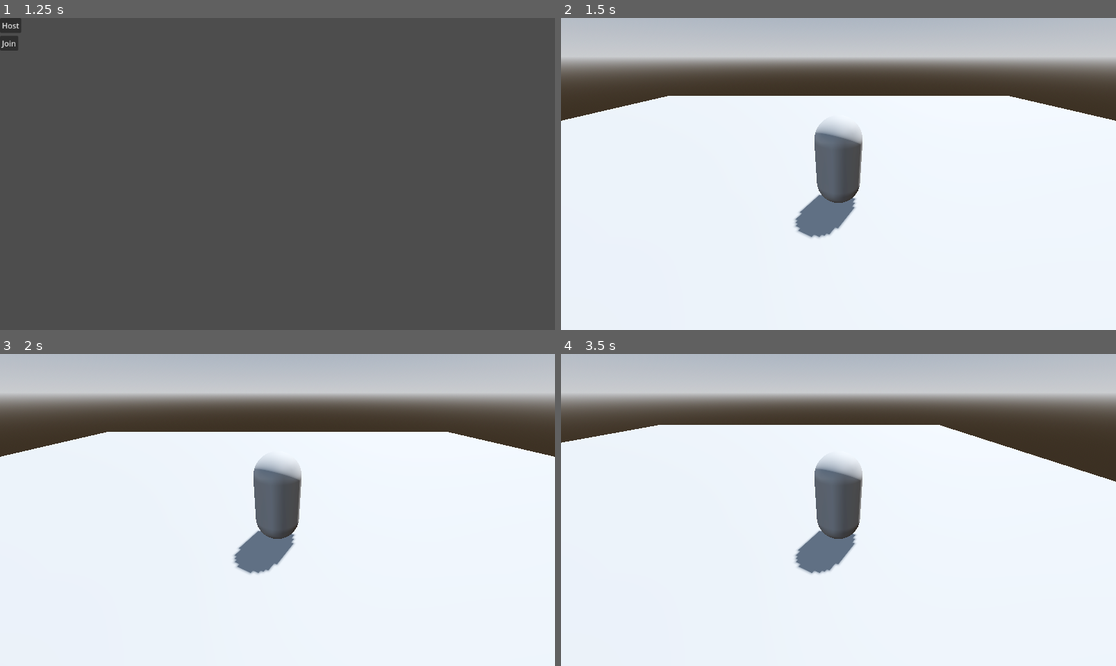
Above: before the commit, frames 1-4 (two rows, left to right).
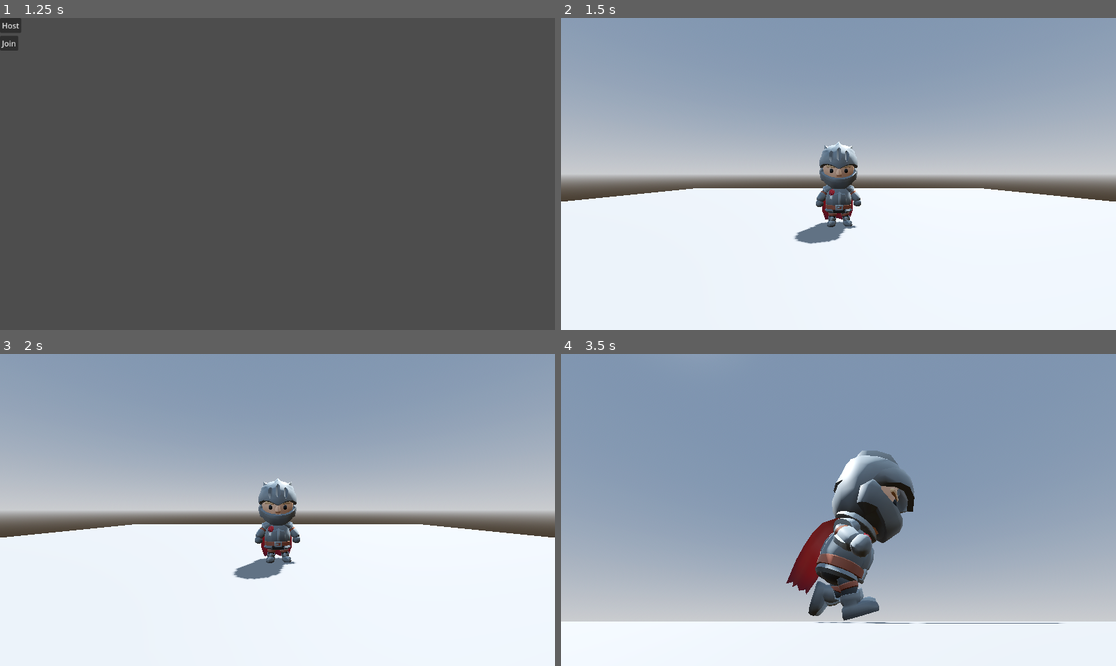
Above: after the commit, the same moments.

Repository: LuDoSniper/DAoH
Game: Godot game, scene res://scenes/world/world.tscn
Same seed, same stepped clock (60 frames per second), same inputs: the game is played once before the commit and once after it.
Inputs (mouse positions are in pixels of both pictures, inside the frame that each line leads up to):
- Up to frame 1 (1.25 s): tap Enter at 0.5 s; move the mouse to (399, 158) at 0.52 s; hold D (move_right) from 0.53 s (still down); hold Shift (run, bound only after the commit) from 0.53 s (still down); tap Space (jump, bound only after the commit) at 0.77, 1.07 s; tap L (toggle_mouse, bound only after the commit) at 0.8 s
- Up to frame 2 (1.5 s): release D (move_right) at 1.25 s; release Shift (run, bound only after the commit) at 1.25 s; click "Host" at 1.25 s
- Up to frame 3 (2 s): no input
- Up to frame 4 (3.5 s): tap Space (jump, bound only after the commit) at 2, 2.27, 2.3, 2.57, 2.85 s; move the mouse to (727, 525) at 2.02 s; hold S (move_backward) 2.03-2.78 s; tap L (toggle_mouse, bound only after the commit) at 2.1 s; move the mouse to (894, 441) at 2.77 s; hold D (move_right) from 2.78 s (still down); hold Shift (run, bound only after the commit) from 2.78 s (still down)

Frame 1 is identical in both runs. In frame 2, 56% of the frame differs, in the area x 0-100%, y 0-73%; in frame 3, 56%; in frame 4, 85%, in the area x 0-100%, y 0-87%.

Commit message:
Feat: Player movements + animations + sync multi

Diff:
--- /dev/null
+++ b/objects/player/camera/camera_controller.gd
@@ -0,0 +1,31 @@
+extends SpringArm3D
+
+@export var camera_min_height := -0.8
+@export var camera_max_height := 0.5
+@export var horizontal_acceleration := 4.0
+@export var vertical_acceleration := 2.0
+
+var paused := false
+
+func _ready():
+	get_parent().pause.connect(pause)
+	get_parent().unpause.connect(unpause)
+
+func pause() -> void:
+	paused = true
+
+func unpause() -> void:
+	paused = false
+
+func _physics_process(delta):
+	if not paused:
+		# Prise en charge de la manette
+		var joy_direction = Input.get_vector("pan_left", "pan_right", "pan_up", "pan_down")
+		rotation.y -= joy_direction.x * horizontal_acceleration * delta
+		rotation.x -= joy_direction.y * vertical_acceleration * delta
+
+func _input(event):
+	if not paused and event is InputEventMouseMotion and Input.get_mouse_mode() == Input.MOUSE_MODE_CAPTURED:
+		rotation.y -= event.relative.x * 0.005
+		rotation.x -= event.relative.y * 0.005
+		rotation.x = clamp(rotation.x, camera_min_height, camera_max_height)
--- /dev/null
+++ b/objects/player/camera/camera_controller.tscn
@@ -0,0 +1,8 @@
+[gd_scene load_steps=2 format=3 uid="uid://e5qkoxyv6art"]
+
+[ext_resource type="Script" uid="uid://difcsu1wuu1lq" path="res://objects/player/camera/camera_controller.gd" id="1_ud8f4"]
+
+[node name="CameraController" type="SpringArm3D"]
+script = ExtResource("1_ud8f4")
+
+[node name="Camera3D" type="Camera3D" parent="."]
--- a/objects/player/player.gd
+++ b/objects/player/player.gd
@@ -1,8 +1,27 @@
 extends CharacterBody3D
 
-const SPEED := 6.0
+@export var base_speed := 4.0
+@export var run_speed := 6.0
+@export var jump_velocity := 4.5
 
-@onready var camera = $Camera3D
+# A utiliser lorsque les mouvements et les mouvements de la caméra doivent être bloqués
+@warning_ignore("unused_signal")
+signal pause
+@warning_ignore("unused_signal")
+signal unpause
+
+@onready var camera = $CameraController/Camera3D
+@onready var skin = $Skin
+
+var paused: bool = false:
+	set(value):
+		paused = value
+		if paused:
+			pause.emit()
+			Input.set_mouse_mode(Input.MOUSE_MODE_VISIBLE)
+		else:
+			unpause.emit()
+var is_running := false
 
 func _enter_tree() -> void:
 	set_multiplayer_authority(name.to_int())
@@ -13,20 +32,65 @@
 
 func _physics_process(delta: float) -> void:
 	move_logic(delta)
+	jump_logic(delta)
+	pause_logic()
 
 func move_logic(delta: float) -> void:
 	if is_multiplayer_authority():
+		var input_dir = Input.get_vector("move_left", "move_right", "move_forward", "move_backward").rotated(-camera.global_rotation.y) # Rotate the direction with camera rotation
+		is_running = Input.is_action_pressed("run") and input_dir != Vector2.ZERO
+
+		var direction = (transform.basis * Vector3(input_dir.x, 0, input_dir.y)).normalized()
+		if direction and not paused:
+			# Rotate slowly to the desired vector (direction)
+			var target_angle = -input_dir.angle() + PI/2
+			skin.rotation.y = rotate_toward(skin.rotation.y, target_angle, 6.0 * delta)
+
+			# Apply correct speed (run or sprint)
+			var speed = run_speed if is_running else base_speed
+
+			velocity.x = direction.x * speed
+			velocity.z = direction.z * speed
+
+			skin.set_move_state('Run' if not is_running else "Sprint")
+			rpc("sync_animation_movement", name.to_int(), 'Run' if not is_running else "Sprint")
+		else:
+			# Stop slowly
+			velocity.x = move_toward(velocity.x, 0, base_speed)
+			velocity.z = move_toward(velocity.z, 0, base_speed)
+			skin.set_move_state('Idle')
+			rpc("sync_animation_movement", name.to_int(), 'Idle')
+
+		move_and_slide()
+
+func jump_logic(delta: float) -> void:
+	if is_multiplayer_authority():
+		# Add the gravity.
 		if not is_on_floor():
 			velocity += get_gravity() * delta
 
-		var input_dir = Input.get_vector("move_left", "move_right", "move_forward", "move_backward")
+		# Handle jump.
+		if Input.is_action_just_pressed("jump") and is_on_floor() and not paused:
+			velocity.y = jump_velocity
 
-		var direction = (transform.basis * Vector3(input_dir.x, 0, input_dir.y)).normalized()
-		if direction:
-			velocity.x = direction.x * SPEED
-			velocity.z = direction.z * SPEED
-		else:
-			velocity.x = move_toward(velocity.x, 0, SPEED)
-			velocity.z = move_toward(velocity.z, 0, SPEED)
+		# Update animation when falling
+		if velocity.y != 0:
+			skin.set_move_state('Fall')
+			rpc("sync_animation_movement", name.to_int(), 'Fall')
 
-		move_and_slide()
+@rpc("any_peer")
+func sync_animation_movement(id: int, animation: String) -> void:
+	if name.to_int() == id:
+		skin.set_move_state(animation)
+
+func pause_logic() -> void:
+	if is_multiplayer_authority():
+		if Input.is_action_just_pressed("pause"):
+			paused = not paused
+
+func _input(event: InputEvent) -> void:
+	if not paused and event.is_action_pressed("toggle_mouse"):
+		if Input.mouse_mode == Input.MOUSE_MODE_CAPTURED:
+			Input.set_mouse_mode(Input.MOUSE_MODE_VISIBLE)
+		elif Input.mouse_mode == Input.MOUSE_MODE_VISIBLE:
+			Input.set_mouse_mode(Input.MOUSE_MODE_CAPTURED)
--- a/objects/player/player.tscn
+++ b/objects/player/player.tscn
@@ -1,8 +1,8 @@
-[gd_scene load_steps=5 format=3 uid="uid://b2vjrseu1cmso"]
+[gd_scene load_steps=6 format=3 uid="uid://b2vjrseu1cmso"]
 
 [ext_resource type="Script" uid="uid://cbp4jm85jed4y" path="res://objects/player/player.gd" id="1_cqmt1"]
-
-[sub_resource type="CapsuleMesh" id="CapsuleMesh_5lq1w"]
+[ext_resource type="PackedScene" uid="uid://e5qkoxyv6art" path="res://objects/player/camera/camera_controller.tscn" id="2_g7ett"]
+[ext_resource type="PackedScene" uid="uid://dwai72sk4pm4a" path="res://objects/player/skin/skin.tscn" id="3_ssrue"]
 
 [sub_resource type="CapsuleShape3D" id="CapsuleShape3D_5lq1w"]
 
@@ -16,16 +16,15 @@
 collision_mask = 3
 script = ExtResource("1_cqmt1")
 
-[node name="MeshInstance3D" type="MeshInstance3D" parent="."]
-transform = Transform3D(1, 0, 0, 0, 1, 0, 0, 0, 1, 0, 1, 0)
-mesh = SubResource("CapsuleMesh_5lq1w")
-
 [node name="CollisionShape3D" type="CollisionShape3D" parent="."]
 transform = Transform3D(1, 0, 0, 0, 1, 0, 0, 0, 1, 0, 1, 0)
 shape = SubResource("CapsuleShape3D_5lq1w")
 
-[node name="Camera3D" type="Camera3D" parent="."]
-transform = Transform3D(1, 0, 0, 0, 0.866025, 0.5, 0, -0.5, 0.866025, 0, 3, 4)
+[node name="CameraController" parent="." instance=ExtResource("2_g7ett")]
+transform = Transform3D(1, 0, 0, 0, 1, 0, 0, 0, 1, 0, 1.5, 0)
+spring_length = 6.0
+
+[node name="Skin" parent="." instance=ExtResource("3_ssrue")]
 
 [node name="MultiplayerSynchronizer" type="MultiplayerSynchronizer" parent="."]
 replication_config = SubResource("SceneReplicationConfig_cqmt1")
--- /dev/null
+++ b/objects/player/skin/barbarian/barbarian.tscn
@@ -0,0 +1,46 @@
+[gd_scene load_steps=3 format=3 uid="uid://bg8odegocndgc"]
+
+[ext_resource type="PackedScene" uid="uid://d28puqfwhcja4" path="res://addons/kaykit_character_pack_adventures/Characters/gltf/Barbarian.glb" id="1_5y2d7"]
+[ext_resource type="AnimationNodeBlendTree" uid="uid://cp7rkeprui6t2" path="res://objects/player/skin/skin_blend_node.tres" id="2_tmw4w"]
+
+[node name="Barbarian" instance=ExtResource("1_5y2d7")]
+
+[node name="1H_Axe_Offhand" parent="Rig/Skeleton3D" index="0"]
+transform = Transform3D(-0.999999, -1.17465e-07, 2.00909e-07, 1.0297e-07, -5.30967e-07, 0.999999, -1.957e-07, 0.999999, 6.23449e-07, 0.883132, 1.04926, 0.0333083)
+
+[node name="1H_Axe_Offhand" parent="Rig/Skeleton3D/1H_Axe_Offhand" index="0"]
+visible = false
+
+[node name="Barbarian_Round_Shield" parent="Rig/Skeleton3D" index="1"]
+transform = Transform3D(-0.999999, 2.40298e-06, -7.04971e-07, -8.02913e-07, -7.37598e-07, 0.999999, 2.32475e-06, 0.999999, 8.30081e-07, 0.883132, 1.20515, 0.0170112)
+
+[node name="Barbarian_Round_Shield" parent="Rig/Skeleton3D/Barbarian_Round_Shield" index="0"]
+visible = false
+
+[node name="1H_Axe" parent="Rig/Skeleton3D" index="2"]
+transform = Transform3D(0.999999, 1.88247e-07, -4.39071e-07, -3.79561e-07, -7.95385e-07, -0.999999, -1.1747e-07, 0.999999, -7.42514e-07, -0.883132, 1.04926, 0.0333086)
+
+[node name="1H_Axe" parent="Rig/Skeleton3D/1H_Axe" index="0"]
+visible = false
+
+[node name="2H_Axe" parent="Rig/Skeleton3D" index="3"]
+transform = Transform3D(0.999999, 1.88247e-07, -4.39071e-07, -3.79561e-07, -7.95385e-07, -0.999999, -1.1747e-07, 0.999999, -7.42514e-07, -0.883132, 1.04926, 0.0333086)
+
+[node name="2H_Axe" parent="Rig/Skeleton3D/2H_Axe" index="0"]
+visible = false
+
+[node name="Mug" parent="Rig/Skeleton3D" index="4"]
+transform = Transform3D(0.999999, 1.88247e-07, -4.39071e-07, -3.79561e-07, -7.95385e-07, -0.999999, -1.1747e-07, 0.999999, -7.42514e-07, -1.1837, 1.04926, -0.0156374)
+
+[node name="Mug" parent="Rig/Skeleton3D/Mug" index="0"]
+visible = false
+
+[node name="Barbarian_Hat" parent="Rig/Skeleton3D" index="5"]
+transform = Transform3D(1, -2.20965e-22, 1.69407e-21, 2.20965e-22, 1, 0, -1.69407e-21, 3.58732e-43, 1, 0, 1.21587, -1.39099e-07)
+
+[node name="Barbarian_Cape" parent="Rig/Skeleton3D" index="6"]
+transform = Transform3D(1, 1.25214e-21, 0, -1.25214e-21, 1, 0, 0, 0, 1, -1.90735e-06, 1.21587, -1.39099e-07)
+
+[node name="AnimationTree" type="AnimationTree" parent="." index="2"]
+tree_root = ExtResource("2_tmw4w")
+anim_player = NodePath("../AnimationPlayer")
--- /dev/null
+++ b/objects/player/skin/knight/knight.tscn
@@ -0,0 +1,108 @@
+[gd_scene load_steps=3 format=3 uid="uid://b03jyr0by50pr"]
+
+[ext_resource type="PackedScene" uid="uid://d20krfiralvcg" path="res://addons/kaykit_character_pack_adventures/Characters/gltf/Knight.glb" id="1_re4xp"]
+[ext_resource type="AnimationNodeBlendTree" uid="uid://cp7rkeprui6t2" path="res://objects/player/skin/skin_blend_node.tres" id="2_42dv7"]
+
+[node name="Knight" instance=ExtResource("1_re4xp")]
+
+[node name="Skeleton3D" parent="Rig" index="0"]
+bones/1/position = Vector3(0, 0.392064, 0)
+bones/1/rotation = Quaternion(-1.11123e-10, 0.0431578, 2.57241e-09, 0.999068)
+bones/2/rotation = Quaternion(-6.93889e-18, 7.10543e-15, 4.93038e-32, 1)
+bones/3/rotation = Quaternion(8.27181e-25, 3.72529e-09, -2.75506e-40, 1)
+bones/4/position = Vector3(0.212007, 0.134132, 7.92996e-08)
+bones/4/rotation = Quaternion(-0.559906, -0.0608803, -0.643974, 0.517779)
+bones/5/rotation = Quaternion(3.65498e-08, -4.88301e-08, -0.494719, 0.869053)
+bones/7/rotation = Quaternion(-0.321065, -0.325319, 0.145726, 0.87741)
+bones/8/position = Vector3(8.34843e-10, 0.0961252, -0.0575)
+bones/8/rotation = Quaternion(-3.6586e-09, 6.87811e-09, -0.707107, 0.707107)
+bones/14/position = Vector3(-0.212007, 0.134132, 8.6814e-08)
+bones/14/rotation = Quaternion(-0.618244, 0.0807287, 0.618012, 0.478873)
+bones/15/rotation = Quaternion(2.09853e-08, 5.12855e-08, 0.517939, 0.855417)
+bones/17/rotation = Quaternion(-0.319291, 0.300524, -0.22735, 0.869512)
+bones/18/position = Vector3(-1.5736e-08, 0.0961251, -0.0575)
+bones/18/rotation = Quaternion(-1.02444e-09, -4.24391e-09, 0.707107, 0.707107)
+bones/21/rotation = Quaternion(-5.80608e-11, -0.0313417, -1.88012e-09, 0.999509)
+bones/24/position = Vector3(0.170945, 0.113587, 1.59941e-08)
+bones/24/rotation = Quaternion(0.996185, 0.0479136, 0.0566427, -0.045939)
+bones/25/rotation = Quaternion(0.165014, 6.49414e-08, -1.11407e-07, 0.986291)
+bones/26/rotation = Quaternion(-0.533729, -0.260895, -1.72985e-05, 0.804405)
+bones/27/rotation = Quaternion(-2.32086e-08, 0.920355, -0.391084, 7.25743e-08)
+bones/28/position = Vector3(-0.170945, 0.113587, 1.55755e-08)
+bones/28/rotation = Quaternion(0.997322, -0.0294574, 0.0315293, 0.0590483)
+bones/29/rotation = Quaternion(0.274008, -6.38135e-08, 1.92761e-07, 0.961727)
+bones/30/rotation = Quaternion(-0.559039, 0.114513, -0.00862763, 0.82115)
+bones/31/rotation = Quaternion(3.03591e-08, 0.920355, -0.391084, -6.95338e-08)
+bones/32/rotation = Quaternion(0.707107, -2.29302e-07, -4.60552e-08, 0.707107)
+bones/33/position = Vector3(0.213918, 0.0259903, 0.173866)
+bones/33/rotation = Quaternion(-0.705092, 0.0533355, 0.0533355, 0.705092)
+bones/34/rotation = Quaternion(9.65792e-09, 1.77955e-09, 0.985719, -0.168398)
+bones/35/position = Vector3(-1.11482e-08, 0.213436, -5.36347e-09)
+bones/35/rotation = Quaternion(-1.10961e-07, 0.391084, 0.920355, -2.67919e-08)
+bones/36/position = Vector3(-6.31128e-09, 0.16565, -7.10267e-09)
+bones/37/rotation = Quaternion(1, -8.27364e-11, 1.94627e-07, -7.45058e-09)
+bones/39/rotation = Quaternion(0.707107, -3.82385e-08, 1.45009e-07, 0.707107)
+bones/40/rotation = Quaternion(-0.707107, -7.05285e-08, -7.05285e-08, 0.707107)
+bones/41/rotation = Quaternion(-5.83589e-09, 6.43837e-10, 0.994809, 0.101756)
+bones/42/position = Vector3(-1.11482e-08, 0.213436, -2.50942e-15)
+bones/42/rotation = Quaternion(-1.05796e-07, 0.391084, 0.920355, -2.58643e-08)
+bones/43/position = Vector3(-6.31128e-09, 0.16565, 2.70695e-09)
+bones/44/rotation = Quaternion(1, 3.76526e-09, 1.94879e-07, 7.45058e-09)
+bones/46/rotation = Quaternion(-0.707107, -7.27951e-08, -7.27951e-08, 0.707107)
+bones/47/position = Vector3(0.520841, 0.788312, -0.0576373)
+bones/47/rotation = Quaternion(0.794627, -1.11759e-07, 0.607098, -5.96046e-08)
+bones/48/rotation = Quaternion(-0.707107, -7.27951e-08, -7.27951e-08, 0.707107)
+bones/49/position = Vector3(-0.510844, 0.788312, 0.0597369)
+bones/49/rotation = Quaternion(-0.758253, -1.52737e-07, 0.651961, -1.11759e-08)
+
+[node name="1H_Sword_Offhand" parent="Rig/Skeleton3D" index="0"]
+transform = Transform3D(3.52814e-07, 0.262863, 0.964832, 0.999999, -3.84622e-07, -2.78179e-08, 5.02446e-07, 0.964833, -0.262863, 0.51224, 0.636705, -0.00210763)
+
+[node name="1H_Sword_Offhand" parent="Rig/Skeleton3D/1H_Sword_Offhand" index="0"]
+visible = false
+
+[node name="Badge_Shield" parent="Rig/Skeleton3D" index="1"]
+transform = Transform3D(3.75229e-07, 0.262863, 0.964833, 0.999999, -2.9198e-06, 6.39644e-07, 3.12392e-06, 0.964833, -0.262863, 0.662643, 0.636705, -0.0430841)
+
+[node name="Badge_Shield" parent="Rig/Skeleton3D/Badge_Shield" index="0"]
+visible = false
+
+[node name="Rectangle_Shield" parent="Rig/Skeleton3D" index="2"]
+transform = Transform3D(3.75229e-07, 0.262863, 0.964833, 0.999999, -2.9198e-06, 6.39644e-07, 3.12392e-06, 0.964833, -0.262863, 0.662643, 0.636705, -0.0430841)
+
+[node name="Rectangle_Shield" parent="Rig/Skeleton3D/Rectangle_Shield" index="0"]
+visible = false
+
+[node name="Round_Shield" parent="Rig/Skeleton3D" index="3"]
+transform = Transform3D(3.75229e-07, 0.262863, 0.964833, 0.999999, -2.9198e-06, 6.39644e-07, 3.12392e-06, 0.964833, -0.262863, 0.662643, 0.636705, -0.0430841)
+
+[node name="Round_Shield" parent="Rig/Skeleton3D/Round_Shield" index="0"]
+visible = false
+
+[node name="Spike_Shield" parent="Rig/Skeleton3D" index="4"]
+transform = Transform3D(3.75229e-07, 0.262863, 0.964833, 0.999999, -2.9198e-06, 6.39644e-07, 3.12392e-06, 0.964833, -0.262863, 0.662643, 0.636705, -0.0430841)
+
+[node name="Spike_Shield" parent="Rig/Skeleton3D/Spike_Shield" index="0"]
+visible = false
+
+[node name="1H_Sword" parent="Rig/Skeleton3D" index="5"]
+transform = Transform3D(-4.09345e-07, -0.149894, 0.988701, 0.999999, -1.16402e-07, 8.9407e-08, 4.87279e-07, 0.988701, 0.149894, -0.496054, 0.64103, 0.139528)
+
+[node name="1H_Sword" parent="Rig/Skeleton3D/1H_Sword" index="0"]
+visible = false
+
+[node name="2H_Sword" parent="Rig/Skeleton3D" index="6"]
+transform = Transform3D(-4.25085e-07, -0.149894, 0.988701, 0.999999, -1.31135e-07, 1.03093e-07, 4.99794e-07, 0.988701, 0.149894, -0.496054, 0.64103, 0.139528)
+
+[node name="2H_Sword" parent="Rig/Skeleton3D/2H_Sword" index="0"]
+visible = false
+
+[node name="Knight_Helmet" parent="Rig/Skeleton3D" index="7"]
+transform = Transform3D(0.99972, -1.40143e-09, 0.0236466, 1.39341e-09, 1, 3.55686e-10, -0.0236466, -3.22637e-10, 0.99972, 4.69869e-07, 1.20229, -1.19779e-07)
+
+[node name="Knight_Cape" parent="Rig/Skeleton3D" index="8"]
+transform = Transform3D(0.996275, -5.14962e-09, 0.0862353, 5.13043e-09, 1, 4.44077e-10, -0.0862353, 1.88007e-15, 0.996275, -1.63023e-08, 1.20229, -1.40136e-07)
+
+[node name="AnimationTree" type="AnimationTree" parent="." index="2"]
+tree_root = ExtResource("2_42dv7")
+anim_player = NodePath("../AnimationPlayer")
--- /dev/null
+++ b/objects/player/skin/skin.gd
@@ -0,0 +1,37 @@
+extends Node3D
+
+# Skins
+@onready var knight_skin = $Knight
+@onready var barbarian_skin = $Barbarian
+# Animation trees
+@onready var knight_tree = $Knight/AnimationTree
+@onready var barbarian_tree = $Barbarian/AnimationTree
+
+# A DEFINIR
+var animation_tree
+var move_state_machine
+
+enum skins {
+	Knight,
+	Barbarian
+}
+@export var skin := skins.Knight
+
+func _ready() -> void:
+	knight_skin.hide()
+	barbarian_skin.hide()
+	if skin == skins.Knight:
+		knight_skin.show()
+		animation_tree = knight_tree
+	elif skin == skins.Barbarian:
+		barbarian_skin.show()
+		animation_tree = barbarian_tree
+
+	move_state_machine = animation_tree.get("parameters/MoveStateMachine/playback")
+	get_move_state_current_node()
+
+func set_move_state(state: String) -> void:
+	move_state_machine.travel(state)
+
+func get_move_state_current_node() -> StringName:
+	return move_state_machine.get_current_node()
--- /dev/null
+++ b/objects/player/skin/skin.tscn
@@ -0,0 +1,22 @@
+[gd_scene load_steps=5 format=3 uid="uid://dwai72sk4pm4a"]
+
+[ext_resource type="PackedScene" uid="uid://b03jyr0by50pr" path="res://objects/player/skin/knight/knight.tscn" id="2_a7m4h"]
+[ext_resource type="Script" uid="uid://co686pdpknh7b" path="res://objects/player/skin/skin.gd" id="2_eurn5"]
+[ext_resource type="PackedScene" uid="uid://bg8odegocndgc" path="res://objects/player/skin/barbarian/barbarian.tscn" id="3_k7qxw"]
+
+[sub_resource type="SceneReplicationConfig" id="SceneReplicationConfig_a7m4h"]
+properties/0/path = NodePath(".:rotation")
+properties/0/spawn = true
+properties/0/replication_mode = 1
+
+[node name="Skin" type="Node3D"]
+script = ExtResource("2_eurn5")
+
+[node name="Knight" parent="." instance=ExtResource("2_a7m4h")]
+visible = false
+
+[node name="Barbarian" parent="." instance=ExtResource("3_k7qxw")]
+visible = false
+
+[node name="MultiplayerSynchronizer" type="MultiplayerSynchronizer" parent="."]
+replication_config = SubResource("SceneReplicationConfig_a7m4h")
--- /dev/null
+++ b/objects/player/skin/skin_blend_node.tres
@@ -0,0 +1,71 @@
+[gd_resource type="AnimationNodeBlendTree" load_steps=19 format=3 uid="uid://cp7rkeprui6t2"]
+
+[sub_resource type="AnimationNodeAnimation" id="AnimationNodeAnimation_s8pv6"]
+animation = &"Jump_Idle"
+
+[sub_resource type="AnimationNodeAnimation" id="AnimationNodeAnimation_a7m4h"]
+animation = &"Idle"
+
+[sub_resource type="AnimationNodeAnimation" id="AnimationNodeAnimation_goud1"]
+animation = &"Running_B"
+
+[sub_resource type="AnimationNodeAnimation" id="AnimationNodeAnimation_k7qxw"]
+animation = &"Running_A"
+
+[sub_resource type="AnimationNodeStateMachineTransition" id="AnimationNodeStateMachineTransition_a7m4h"]
+xfade_time = 0.2
+
+[sub_resource type="AnimationNodeStateMachineTransition" id="AnimationNodeStateMachineTransition_k7qxw"]
+xfade_time = 0.2
+
+[sub_resource type="AnimationNodeStateMachineTransition" id="AnimationNodeStateMachineTransition_goud1"]
+xfade_time = 0.2
+
+[sub_resource type="AnimationNodeStateMachineTransition" id="AnimationNodeStateMachineTransition_2ljhi"]
+xfade_time = 0.2
+
+[sub_resource type="AnimationNodeStateMachineTransition" id="AnimationNodeStateMachineTransition_sf5fb"]
+xfade_time = 0.2
+
+[sub_resource type="AnimationNodeStateMachineTransition" id="AnimationNodeStateMachineTransition_kd1ir"]
+xfade_time = 0.2
+
+[sub_resource type="AnimationNodeStateMachineTransition" id="AnimationNodeStateMachineTransition_tf6k7"]
+xfade_time = 0.2
+advance_mode = 2
+
+[sub_resource type="AnimationNodeStateMachineTransition" id="AnimationNodeStateMachineTransition_i668i"]
+xfade_time = 0.2
+
+[sub_resource type="AnimationNodeStateMachineTransition" id="AnimationNodeStateMachineTransition_tlsgn"]
+xfade_time = 0.2
+
+[sub_resource type="AnimationNodeStateMachineTransition" id="AnimationNodeStateMachineTransition_gqhsl"]
+xfade_time = 0.2
+
+[sub_resource type="AnimationNodeStateMachineTransition" id="AnimationNodeStateMachineTransition_3d2ec"]
+xfade_time = 0.2
+
+[sub_resource type="AnimationNodeStateMachineTransition" id="AnimationNodeStateMachineTransition_uyy84"]
+xfade_time = 0.2
+
+[sub_resource type="AnimationNodeStateMachineTransition" id="AnimationNodeStateMachineTransition_cxyot"]
+xfade_time = 0.2
+
+[sub_resource type="AnimationNodeStateMachine" id="AnimationNodeStateMachine_2ljhi"]
+states/Fall/node = SubResource("AnimationNodeAnimation_s8pv6")
+states/Fall/position = Vector2(707, 100)
+states/Idle/node = SubResource("AnimationNodeAnimation_a7m4h")
+states/Idle/position = Vector2(412, 100)
+states/Run/node = SubResource("AnimationNodeAnimation_goud1")
+states/Run/position = Vector2(560, 231)
+states/Sprint/node = SubResource("AnimationNodeAnimation_k7qxw")
+states/Sprint/position = Vector2(560, -36)
+transitions = ["Idle", "Sprint", SubResource("AnimationNodeStateMachineTransition_a7m4h"), "Sprint", "Idle", SubResource("AnimationNodeStateMachineTransition_k7qxw"), "Idle", "Run", SubResource("AnimationNodeStateMachineTransition_goud1"), "Run", "Idle", SubResource("AnimationNodeStateMachineTransition_2ljhi"), "Run", "Sprint", SubResource("AnimationNodeStateMachineTransition_sf5fb"), "Sprint", "Run", SubResource("AnimationNodeStateMachineTransition_kd1ir"), "Start", "Idle", SubResource("AnimationNodeStateMachineTransition_tf6k7"), "Sprint", "Fall", SubResource("AnimationNodeStateMachineTransition_i668i"), "Fall", "Sprint", SubResource("AnimationNodeStateMachineTransition_tlsgn"), "Fall", "Idle", SubResource("AnimationNodeStateMachineTransition_gqhsl"), "Idle", "Fall", SubResource("AnimationNodeStateMachineTransition_3d2ec"), "Fall", "Run", SubResource("AnimationNodeStateMachineTransition_uyy84"), "Run", "Fall", SubResource("AnimationNodeStateMachineTransition_cxyot")]
+graph_offset = Vector2(-284, -118)
+
+[resource]
+graph_offset = Vector2(-530, 43)
+nodes/MoveStateMachine/node = SubResource("AnimationNodeStateMachine_2ljhi")
+nodes/MoveStateMachine/position = Vector2(-100, 140)
+node_connections = [&"output", 0, &"MoveStateMachine"]
--- a/project.godot
+++ b/project.godot
@@ -41,6 +41,46 @@
 "events": [Object(InputEventKey,"resource_local_to_scene":false,"resource_name":"","device":-1,"window_id":0,"alt_press …(192 unchanged characters)…
 ]
 }
+toggle_mouse={
+"deadzone": 0.2,
+"events": [Object(InputEventKey,"resource_local_to_scene":false,"resource_name":"","device":-1,"window_id":0,"alt_pressed":false,"shift_pressed":false,"ctrl_pressed":false,"meta_pressed":false,"pressed":false,"keycode":0,"physical_keycode":76,"key_label":0,"unicode":108,"location":0,"echo":false,"script":null)
+]
+}
+pan_left={
+"deadzone": 0.2,
+"events": [Object(InputEventJoypadMotion,"resource_local_to_scene":false,"resource_name":"","device":-1,"axis":2,"axis_value":-1.0,"script":null)
+]
+}
+pan_right={
+"deadzone": 0.2,
+"events": [Object(InputEventJoypadMotion,"resource_local_to_scene":false,"resource_name":"","device":-1,"axis":2,"axis_value":1.0,"script":null)
+]
+}
+pan_up={
+"deadzone": 0.2,
+"events": [Object(InputEventJoypadMotion,"resource_local_to_scene":false,"resource_name":"","device":-1,"axis":3,"axis_value":-1.0,"script":null)
+]
+}
+pan_down={
+"deadzone": 0.2,
+"events": [Object(InputEventJoypadMotion,"resource_local_to_scene":false,"resource_name":"","device":-1,"axis":3,"axis_value":1.0,"script":null)
+]
+}
+run={
+"deadzone": 0.2,
+"events": [Object(InputEventKey,"resource_local_to_scene":false,"resource_name":"","device":-1,"window_id":0,"alt_pressed":false,"shift_pressed":false,"ctrl_pressed":false,"meta_pressed":false,"pressed":false,"keycode":0,"physical_keycode":4194325,"key_label":0,"unicode":0,"location":0,"echo":false,"script":null)
+]
+}
+jump={
+"deadzone": 0.2,
+"events": [Object(InputEventKey,"resource_local_to_scene":false,"resource_name":"","device":-1,"window_id":0,"alt_pressed":false,"shift_pressed":false,"ctrl_pressed":false,"meta_pressed":false,"pressed":false,"keycode":0,"physical_keycode":32,"key_label":0,"unicode":32,"location":0,"echo":false,"script":null)
+]
+}
+pause={
+"deadzone": 0.2,
+"events": [Object(InputEventKey,"resource_local_to_scene":false,"resource_name":"","device":-1,"window_id":0,"alt_pressed":false,"shift_pressed":false,"ctrl_pressed":false,"meta_pressed":false,"pressed":false,"keycode":0,"physical_keycode":4194305,"key_label":0,"unicode":0,"location":0,"echo":false,"script":null)
+]
+}
 
 [layer_names]
 
Binary file added: addons/kaykit_character_pack_adventures/Assets/gltf/arrow.bin
Not shown, added: addons/kaykit_character_pack_adventures/Assets/gltf/arrow.gltf
Not shown, added: addons/kaykit_character_pack_adventures/Assets/gltf/arrow.gltf.import
Binary file added: addons/kaykit_character_pack_adventures/Assets/gltf/arrow_bundle.bin
Not shown, added: addons/kaykit_character_pack_adventures/Assets/gltf/arrow_bundle.gltf
Not shown, added: addons/kaykit_character_pack_adventures/Assets/gltf/arrow_bundle.gltf.import
Binary file added: addons/kaykit_character_pack_adventures/Assets/gltf/axe_1handed.bin
Not shown, added: addons/kaykit_character_pack_adventures/Assets/gltf/axe_1handed.gltf
Not shown, added: addons/kaykit_character_pack_adventures/Assets/gltf/axe_1handed.gltf.import
Binary file added: addons/kaykit_character_pack_adventures/Assets/gltf/axe_2handed.bin
Not shown, added: addons/kaykit_character_pack_adventures/Assets/gltf/axe_2handed.gltf
Not shown, added: addons/kaykit_character_pack_adventures/Assets/gltf/axe_2handed.gltf.import
(and 116 more such lines)
